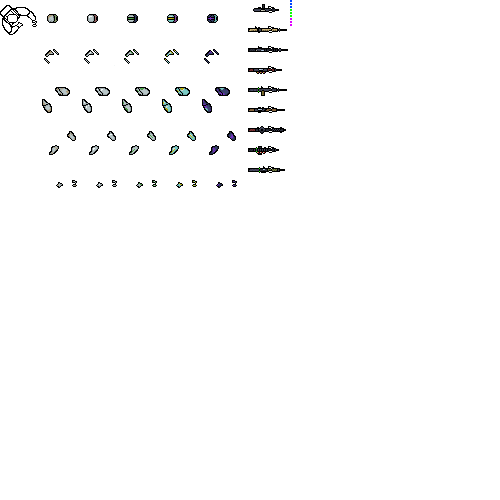
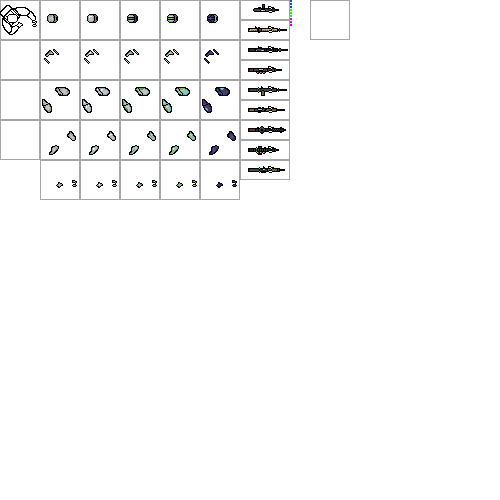
The second (500, 500) image is a revision of the first. Changes to its layers:
showed group "support grid" (46 layers) over [0, 0, 350, 200]
